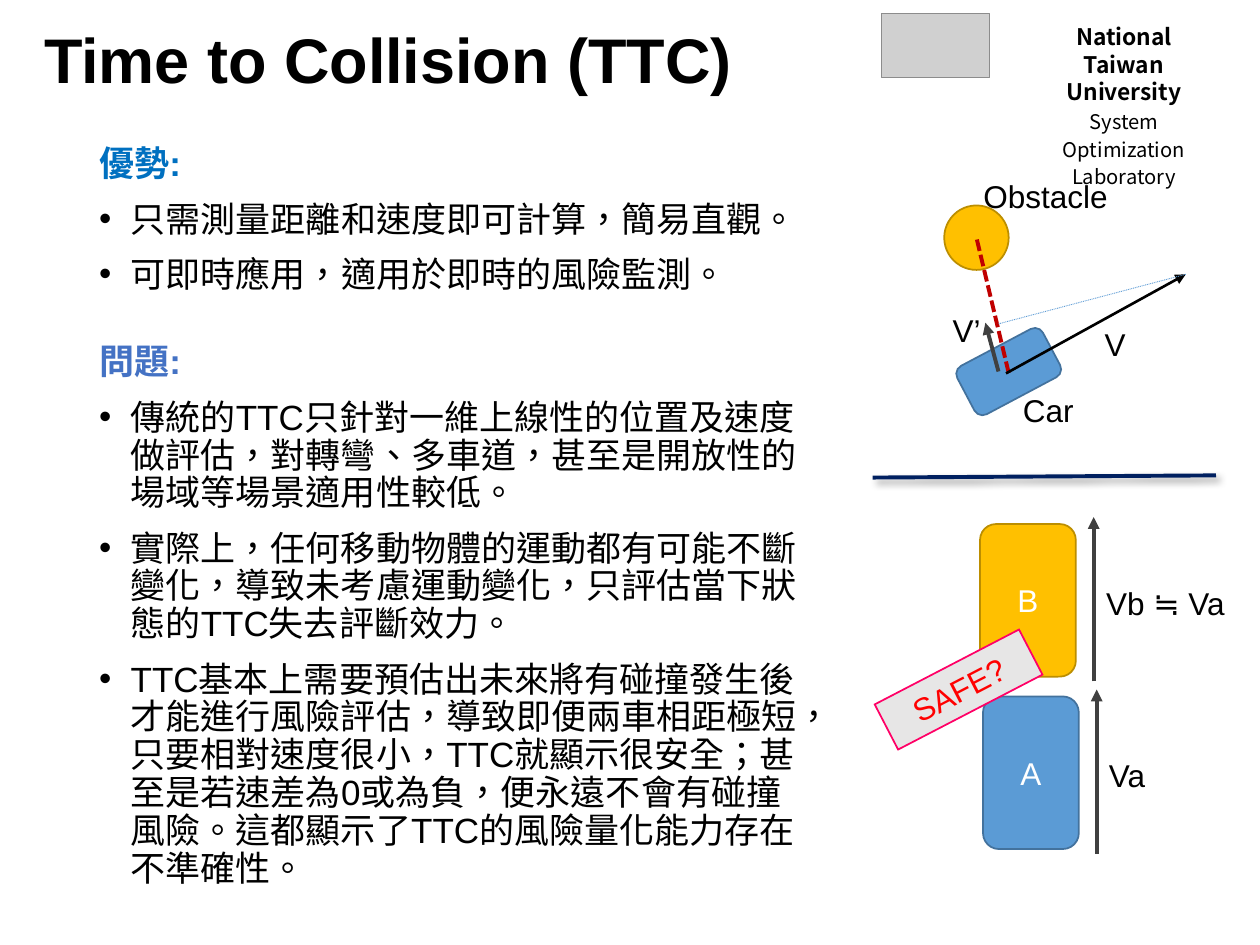
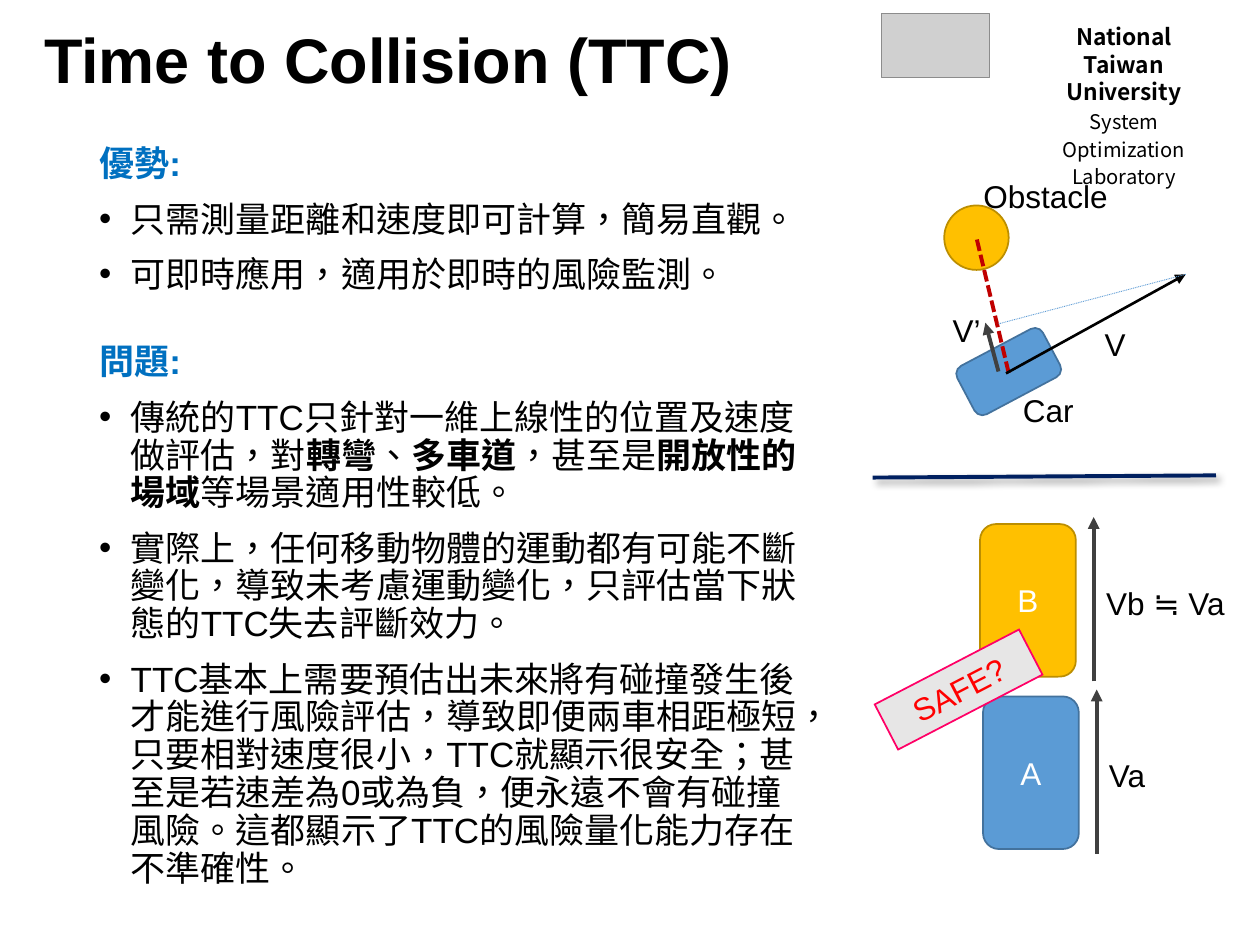
Before and after one commit to Yi-An-Wang/institute_information, a slide deck: slide 5 of path_planing/研討會/碰撞風險評估討論.pptx (slide 4 before the commit). Drawn at 1260x945 pixels with LibreOffice and Linux fonts; fonts in the diff are those of the drawing; grey boxes stand for pictures; background and template pictures are left out. Boxes give left, top, right and bottom in pixels: in the first picture for what was removed or moved away, otherwise in the second. Text is boxed around its words. In the diff, an @@ line names an element or a change of style, - is before the commit and + after.

```diff
--- a/path_planing/研討會/碰撞風險評估討論.pptx
+++ b/path_planing/研討會/碰撞風險評估討論.pptx
@@ text at (x1=99, y1=345, x2=797, y2=508): text colour #4472C4 to #0070C0 in "問題:"; bold on in "傳統的TTC只針對一維上線性的位置及速度做評估，對轉彎、多車道，甚至是開放性的場域等場景適用性較低。" @@
```
Also in this commit, not shown: 3 other slides changed, 11 slides added, 1 slide removed, 1 other file.
